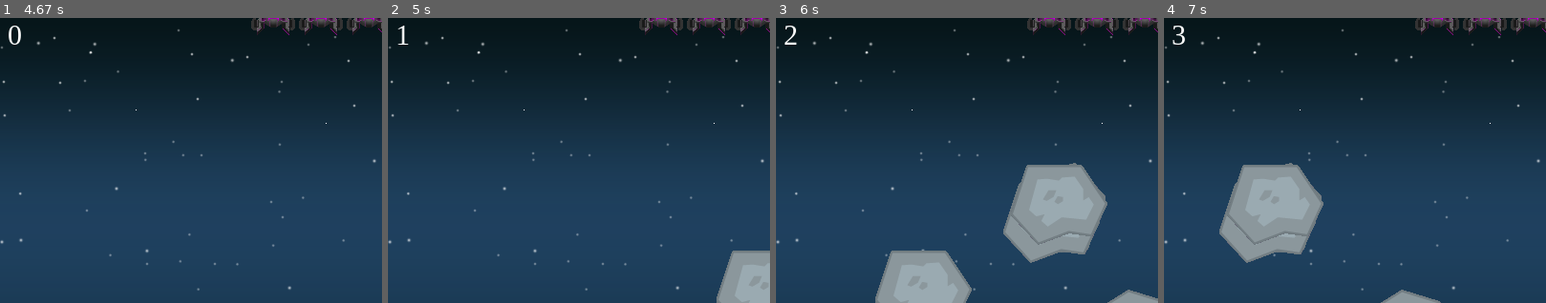
Above: before the commit, frames 1-4 (left to right).
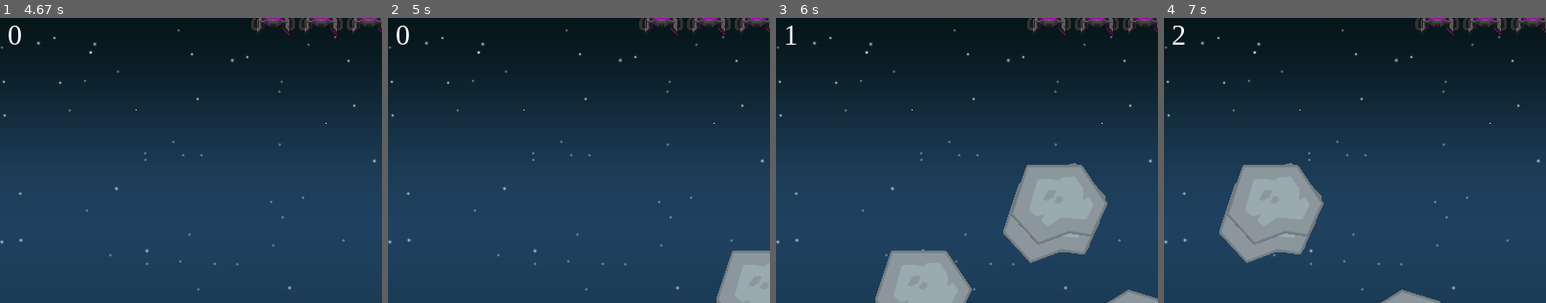
Above: after the commit, the same moments.

Repository: edualdono/pygame_nave
Game: pygame game, started from main.py
Two runs of this game, one before a commit and one after it. Both use one fixed random seed, a clock stepped at 60 frames per second and the inputs below.
Inputs:
- Up to frame 1 (4.67 s): hold Up 0.33-0.8 s; hold Down 0.83-1.18 s; hold Up 1.22-1.58 s; hold Down 1.62-1.98 s; hold Up 2.02-2.32 s; hold Down 2.35-2.65 s; hold Up 2.68-3.05 s; hold Down 3.08-3.45 s; hold Up 3.48-3.78 s; hold Down 3.82-4.12 s; hold Up 4.15-4.52 s; hold Down from 4.55 s (still down)
- Up to frame 2 (5 s): release Down at 4.92 s; hold Up from 4.95 s (still down)
- Up to frame 3 (6 s): release Up at 5.25 s; hold Down 5.28-5.58 s; hold Up 5.62-5.98 s
- Up to frame 4 (7 s): hold Down 6.02-6.38 s; hold Up 6.42-6.72 s; hold Down from 6.75 s (still down)
The pictures show only the part of the screen within x 48-98%, y 5-55%; the shares and areas given below are measured in that part.

Frame 1 is identical in both runs. In frame 2, 0.2% of the frame differs, in the area x 2-6%, y 2-10%; in frame 3, 0.1%; in frame 4, less than 0.1%.

Commit message:
version3

Diff:
--- a/main.py
+++ b/main.py
@@ -56,38 +56,43 @@
         self.rect.centerx = 30
         self.rect.bottom = HEIGHT // 2 + 50
         self.speed_y = 0
+        self.flag = False
+        self.angulo = 270
+        self.centro = self.rect.center
+        self.ancho = self.rect.width
 
     def update(self):
         self.speed_y = 0
-        keystate = pygame.key.get_pressed()
-        if keystate[pygame.K_UP]:
-            self.speed_y = -5
-            #print(self.rect.top)
-        if keystate[pygame.K_DOWN]:
-            self.speed_y = 5
-            #print(self.rect.bottom)
-        self.rect.y += self.speed_y
-
-
-        if self.rect.bottom > HEIGHT:
-            self.rect.bottom = HEIGHT
-
-        if self.rect.top < 0:
-            self.rect.top = 0
+        if self.flag == False:
+            keystate = pygame.key.get_pressed()
+            if keystate[pygame.K_UP]:
+                self.speed_y = -5
+                #print(self.rect.top)
+            if keystate[pygame.K_DOWN]:
+                self.speed_y = 5
+                #print(self.rect.bottom)
+            self.rect.y += self.speed_y
+
+            if self.rect.bottom > HEIGHT:
+                self.rect.bottom = HEIGHT
+
+            if self.rect.top < 0:
+                self.rect.top = 0
 
 class Meteoro(pygame.sprite.Sprite):
     def __init__(self, vel_max, vel_min):
         super().__init__()
         self.image = random.choice(meteor_images)
         self.image.set_colorkey(BLACK)
+        self.flag = False
         self.rect = self.image.get_rect()
         self.rect.x = random.randrange(840, 900)
         self.rect.y = random.randrange(HEIGHT - self.rect.height)
         self.speedx = random.randrange(vel_max, vel_min)
 
-    def update(self, flag):
+    def update(self):
         self.rect.x += self.speedx
-        if self.rect.left < 0 and flag == False:
+        if self.rect.left < 0 and self.flag == False:
             self.image = random.choice(meteor_images)
             self.image.set_colorkey(BLACK)
             self.rect = self.image.get_rect()
@@ -110,8 +115,8 @@
         self.speedx = -2
 
     def update(self):
-        if self.rect.x < 950:
-             self.rect.x = 950
+        if self.rect.x < WIDTH - 200:
+            self.rect.x = self.rect.x
         else:
             self.rect.x += self.speedx
 
@@ -140,7 +145,7 @@
 				self.rect = self.image.get_rect()
 				self.rect.center = center
 
-
+#aqui quedamos
 def show_go_screen():
 	screen.blit(background, [0, 0])
 	draw_text(screen, "THE QUEST", 65, WIDTH // 2, HEIGHT // 4)
@@ -168,6 +173,28 @@
         if counter == 120:
             waiting = False
 
+def animacion_aterrizaje(player, coordenada):
+    if player.rect.centerx > WIDTH - player.ancho:
+        player.rect.center = player.rect.center
+        #timer
+        waiting = True
+        while waiting:
+            clock.tick(60)
+            counter += 1
+            if counter == 120:
+                waiting = False
+    else:
+        player.rect.centerx += 2
+
+    if player.rect.centerx > coordenada - 250 and player.angulo < 450:
+        image = pygame.image.load('assets/player.png').convert()
+        image.set_colorkey(BLACK)
+        player.angulo += 1
+        centro = player.rect.center
+        player.image = pygame.transform.rotate(image, player.angulo)
+        player.rect = player.image.get_rect(center=centro)
+        #player.centro = player.rect.center
+
 
 #cargar imagenes de los meteoros
 meteor_images = []
@@ -207,6 +234,7 @@
 vel_min = -1
 num_meteoros = 8
 level_up = False
+score_level = 3
 
 while running:
     if lives == 0:
@@ -221,66 +249,82 @@
 
         score = 0
         lives = 3
-
-        for i in range(8):
+        contador = 0
+        level_up = False
+        vel_max = -5
+        vel_min = -1
+        num_meteoros = 8
+
+        aux_meteoros = 0
+
+        for i in range(num_meteoros):
             meteoro = Meteoro(vel_max,vel_min)
-            #all_sprites.add(meteoro)
+            all_sprites.add(meteoro)
             meteoro_list.add(meteoro)
 
     #print(score % 6)
-
-    #aumento de nivel
-    if score % 60 == 0 and contador == 0 and score != 0:
-        #----animacion-fin-nivel---------
-        level_up = True
-        planeta = Planet()
-        all_sprites.add(planeta)
-
-        while level_up:
-            clock.tick(60)
-            contador += 1
-            all_sprites.update()
-            meteoro_list.update(level_up)
-            screen.blit(background, [0, 0])
-            all_sprites.draw(screen)
-            meteoro_list.draw(screen)
-            pygame.display.flip()
-            if contador > 600:
-                 level_up = False
-                 contador = 0
+    ####################INICIO CAMBIO DE NIVEL################################
+    if score % score_level == 0 and contador == 0 and score != 0:
+        #inicia el cambio de nivel
+        for meteoro in meteoro_list:
+             meteoro.flag = True
+             level_up = True
+
+    if level_up and player.flag == False:
+        for meteoro in meteoro_list:
+            if meteoro.rect.right < 0:
+                aux_meteoros += 1
+                meteoro.kill()
+
+            if aux_meteoros == num_meteoros:
+                planeta = Planet()
+                #para que el player aparezca encima del planeta
+                all_sprites.empty()
+                all_sprites.add(planeta)
+                all_sprites.add(player)
+                player.flag = True
+
+    if player.flag and planeta.rect.x < WIDTH - 200:
+         animacion_aterrizaje(player,planeta.rect.left)
+
+    if player.rect.centerx > WIDTH - player.ancho:
+        player.kill()
+        planeta.kill()
+        level_up = False
+        show_lup_screen(score // score_level + 1)
+
+        player = Player()
+        all_sprites.add(player)
+
+        aux_meteoros = 0
 
         num_meteoros += 1
         vel_max -= 1
         vel_min -= 0
 
-        all_sprites = pygame.sprite.Group()
-        meteoro_list = pygame.sprite.Group()
-
-        player = Player()
-        all_sprites.add(player)
-
         for i in range(num_meteoros):
             meteoro = Meteoro(vel_max, vel_min)
-            #all_sprites.add(meteoro)
+            all_sprites.add(meteoro)
             meteoro_list.add(meteoro)
 
-        show_lup_screen(score // 60 + 1)
-        #print('Aumenta nivel')
+        contador = 0
+    ######################ACABA LEVELUP##########################
 
     clock.tick(60)
 
     contador += 1
 
     if contador == 60:
-        score +=1
         contador = 0
+        if level_up == False:
+            score += 1
     #buscamso el evento qque cierre la ventana
     for event in pygame.event.get():
         if event.type == pygame.QUIT:
             running = False
 
     all_sprites.update()
-    meteoro_list.update(level_up)
+    #meteoro_list.update(level_up)
 
     hits = pygame.sprite.spritecollide(player, meteoro_list, True)
     if hits:
@@ -289,7 +333,7 @@
         all_sprites.add(explosion)
         lives -= 1
         meteoro = Meteoro(vel_max, vel_min)
-        #all_sprites.add(meteoro)
+        all_sprites.add(meteoro)
         meteoro_list.add(meteoro)
         #print(len(meteoro_list))
         #game_over = True
@@ -297,7 +341,7 @@
     screen.blit(background, [0, 0])
 
     all_sprites.draw(screen)
-    meteoro_list.draw(screen)
+    #meteoro_list.draw(screen)
 
     #marcador
     draw_text(screen, "PUNTUACION", 20, WIDTH // 2, 10)
